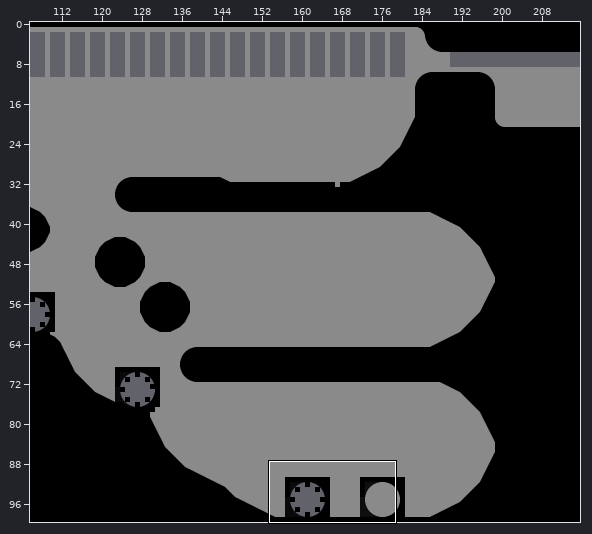
Two states of a Tiled map (JSON), app/assets/map/pixel-hill-zone.json. The picture above shows the old version from afar; the outline marks the close-up.
Close-up. Before the commit:
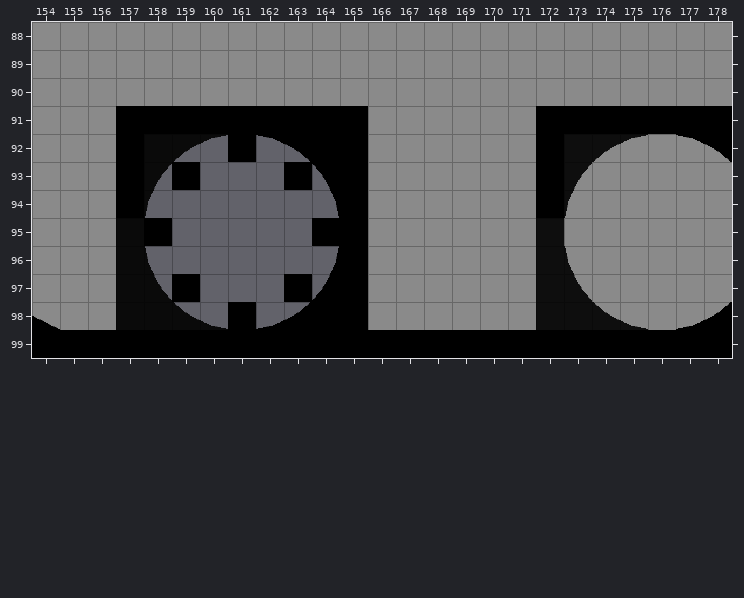
Cells are 32x32 px. Shown: x 154..178, y 88..99. The commit also changed other parts of the map, which this record leaves out. Tiles whose own drawing changed are shown in their newer look in all pictures.
Once edited:
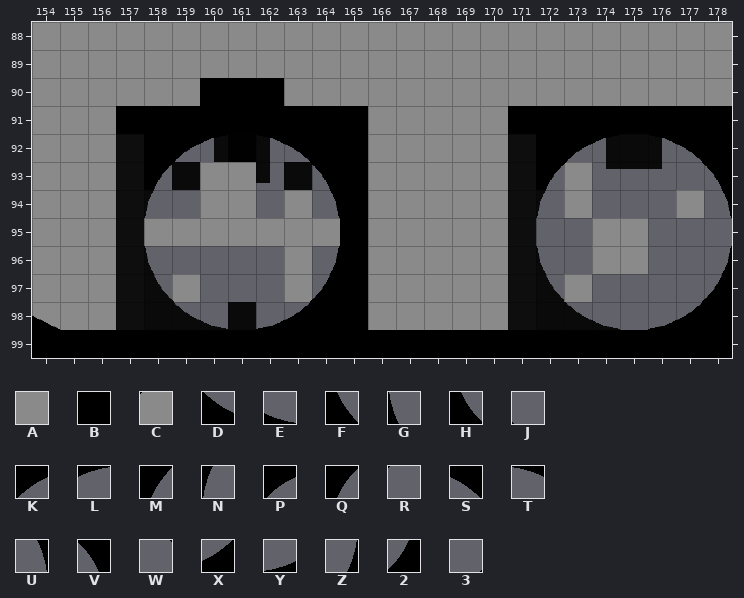
Key: from "testTiles2": A 0, B 1, C 43, D 94, E 95, F 96, G 97, H 100, J 109, K 115, L 116, M 117, N 118, P 120, Q 122, R 131, S 136, T 137, U 139, V 144, W 153, X 157, Y 158, Z 160, 2 166, 3 175.
_ is an empty cell.
Objects are placed by their top-left corner, in cells (3,4 is the top-left corner of cell 3,4); size is 1x1 cell unless given.
Changes in this commit:
layer "objects" opacity 100% -> 90%
Layer "objects":
Object B "layer-switch" at 161,92 becomes B "layer-switch" at 160.5,92 size 2x1.8.
A new object: B "layer-switch" at 174.5,91.8 size 2x1.5.
Object B "layer-switch" at 176,92 is removed.
Object B "layer-switch" at 171,95 size 1x4 is removed.
Layer "Base":
Tile A gives way to one hidden under a higher layer in row 92 at x 178.
Tile A is added in row 93 at x 160 to 161; in row 94 at x 160 to 161 and 163; in row 95 at x 158 to 164; in row 96 at x 163; in row 97 at x 159 and 163.
Tile B replaces tile A in row 90 at x 160 to 162.
Tile C replaces tile A in row 93 at x 173.
Tile L replaces tile A in row 92 at x 174.
Tile L is added in row 92 at x 160.
Tile P replaces tile A in row 92 at x 173.
Tile Q replaces tile B in row 93 at x 172.
Tile S replaces tile A in row 92 at x 177.
Tile T replaces tile A in row 92 at x 176.
Tile T is added in row 92 at x 162.
Tile V replaces tile A in row 93 at x 178.
Tile W replaces tile A in row 93 at x 177.
Tile A is removed in row 92 at x 175; in row 93 at x 174 to 176; in row 94 at x 174 to 176 and 178; in rows 95 to 96 at x 172 to 173 and 176 to 178; in row 97 at x 172 and 174 to 178; in row 98 at x 173 to 178.
Tile B is removed in row 94 at x 172.
Layer "Layer A":
Tile B is added in rows 92 to 98 at x 171.
Tile D replaces tile B in row 98 at x 173.
Tile E replaces tile D in row 98 at x 174.
Tile G replaces tile B in row 96 at x 172.
Tile H replaces tile B in row 97 at x 172.
Tile J is added in row 97 at x 159.
Tile L replaces tile K in row 92 at x 174.
Tile N replaces tile B in row 94 at x 172.
Tile P replaces tile B in row 92 at x 173.
Tile Q replaces tile B in row 93 at x 172.
Tile R replaces tile M in row 93 at x 173.
Tile W is added in row 93 at x 177.
Tile B is removed in row 95 at x 172.
Tile E is removed in row 98 at x 175.
Tile F is removed in row 97 at x 173.
Tile G is removed in row 96 at x 173.
Tile L is removed in row 92 at x 175.
Tile N is removed in row 94 at x 173.
Layer "Layer B":
Tile 2 is added in row 97 at x 178.
Tile 3 is added in row 97 at x 163 and 177.
Tile B replaces tile S in row 92 at x 178.
Tile B replaces tile X in row 98 at x 178.
Tile B is added in row 91 at x 171.
Tile S replaces tile T in row 92 at x 177.
Tile T is added in row 92 at x 176.
Tile U is added in row 94 at x 178.
Tile V is added in row 93 at x 178.
Tile W is added in row 93 at x 177.
Tile X replaces tile Y in row 98 at x 177.
Tile Y is added in row 98 at x 176.
Tile Z is added in row 96 at x 178.
